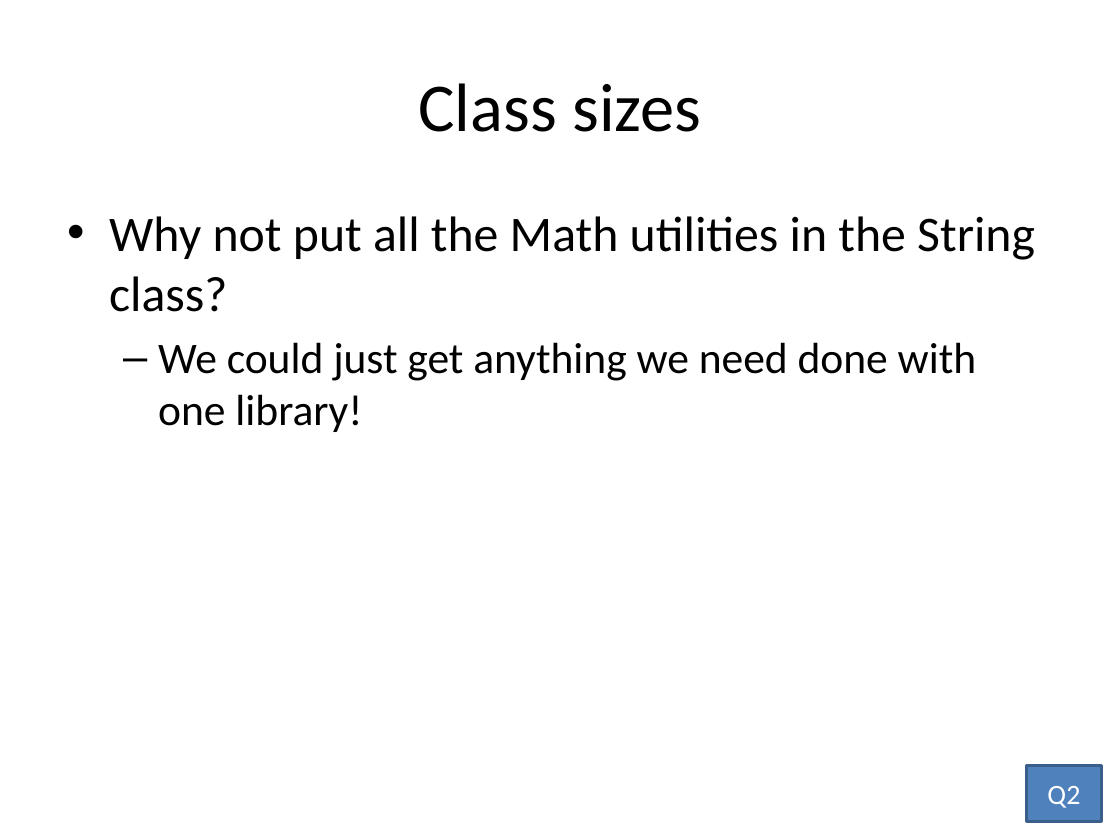
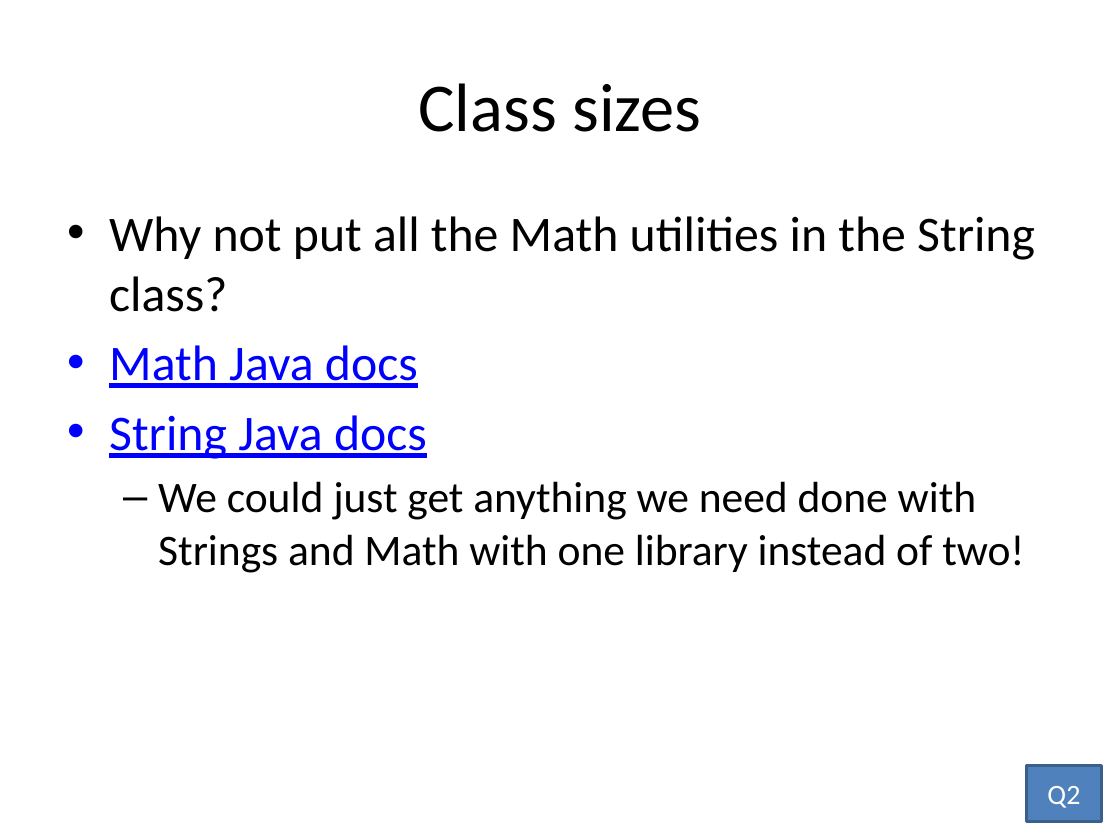
Before and after one commit to RHIT-CSSE/csse220, a slide deck: slide 16 of ClassMaterials/Encapsulation/Slides/Encapsulation.pptx. Drawn at 1120x840 pixels with LibreOffice and Linux fonts; fonts in the diff are those of the drawing. Boxes give left, top, right and bottom in pixels: in the first picture for what was removed or moved away, otherwise in the second. Text is boxed around its words. In the diff, an @@ line names an element or a change of style, - is before the commit and + after.

```diff
--- a/ClassMaterials/Encapsulation/Slides/Encapsulation.pptx
+++ b/ClassMaterials/Encapsulation/Slides/Encapsulation.pptx
@@ text at box(109, 345, 1024, 573): text changed @@
-  – We could just get anything we need done with one library!
+• Math Java docs
+• String Java docs
+  – We could just get anything we need done with Strings and Math with one library instead of two!
```
Also in this commit, not shown: 18 other slides changed, 3 slides added, 3 slides removed.
